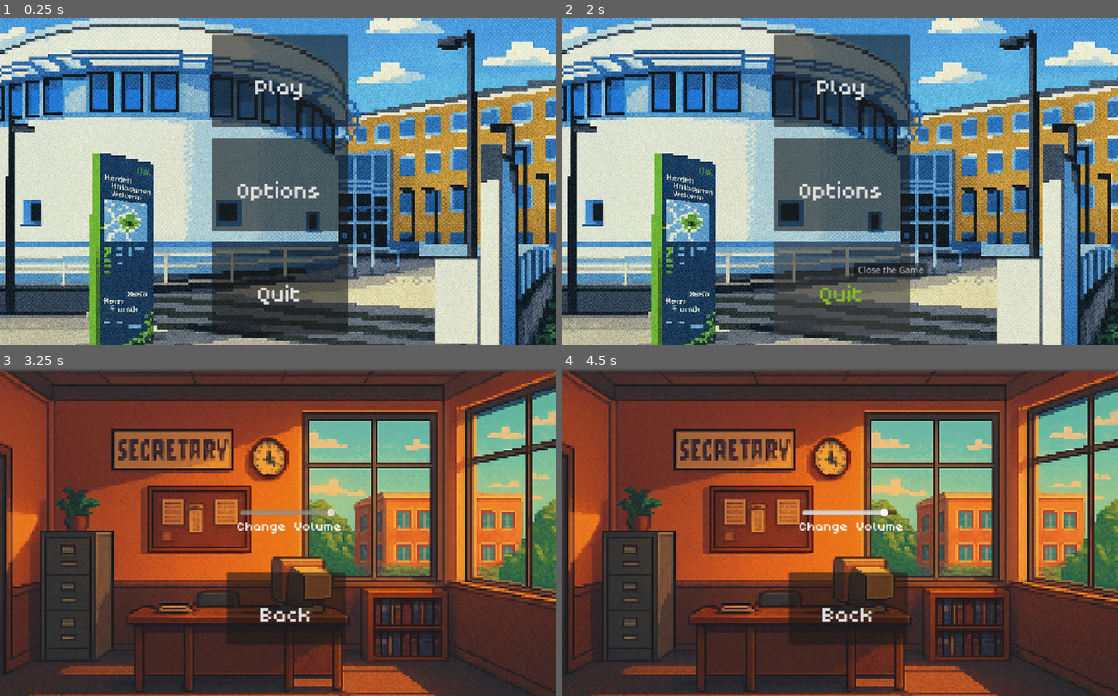
Above: before the commit, frames 1-4 (two rows, left to right).
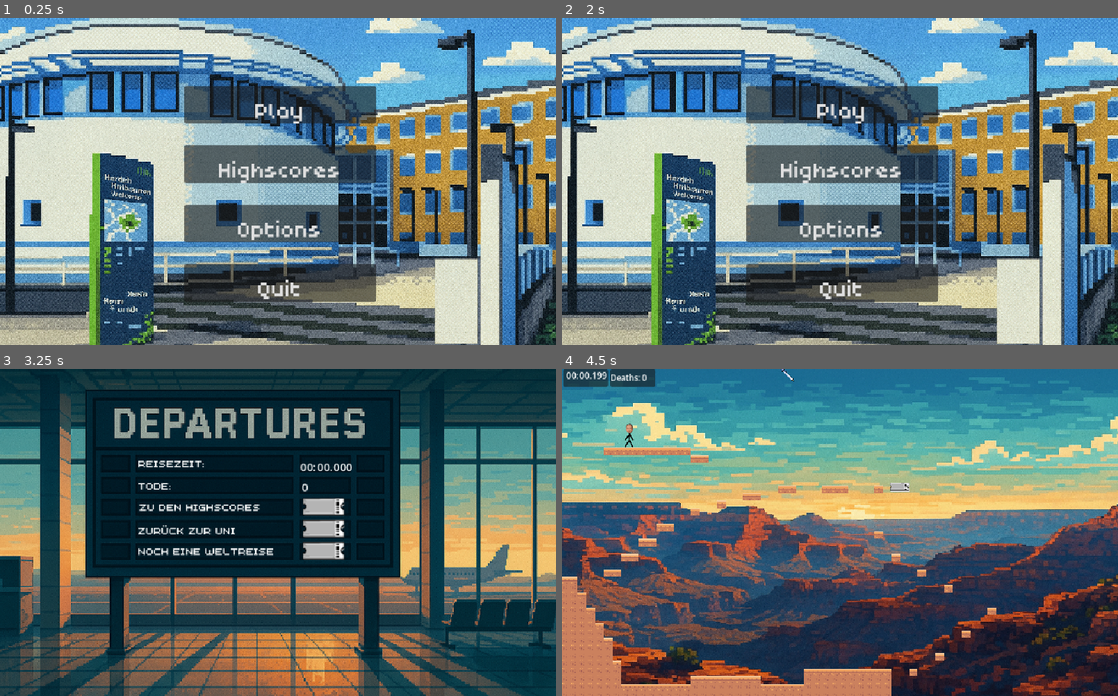
Above: after the commit, the same moments.

Repository: JustusBSchmidt04/LuckeRun
Game: Godot game, scene res://Szene/Startbildschirm/main_menu_bg.tscn
The game is run twice, just before and just after one commit, with the same random seed, the same clock (stepped at 60 frames per second) and the same inputs.
Inputs (mouse positions are in pixels of both pictures, inside the frame that each line leads up to):
- Up to frame 1 (0.25 s): no input
- Up to frame 2 (2 s): click "Options" at 0.5 s; click "Back" at 1.25 s
- Up to frame 3 (3.25 s): click (278, 516) at 2 s, where only the run after the commit has a clickable "Highscores"; click (105, 660) at 2.75 s, where only the run after the commit has a clickable "Main Menu"
- Up to frame 4 (4.5 s): click (884, 506) at 3.5 s, where only the run after the commit has a clickable "HS"; click (812, 660) at 4.25 s, where only the run after the commit has a clickable "New Run"

The runs differ from the first frame. In frame 1, 15% of the frame differs, in the area x 33-68%, y 4-97%; in frame 2, 15%; in frame 3, 98%, in the area x 0-100%, y 0-100%; in frame 4, 94%.

Commit message:
code encapsulation + HighscoreButton added in Main Menu

Diff:
--- a/luckerun/Szene/End/highscore_screen.gd
+++ b/luckerun/Szene/End/highscore_screen.gd
@@ -60,6 +60,7 @@
 			line.add_theme_color_override("font_color", Color(1.0, 0.84, 0.3))
 			line.add_theme_font_size_override("font_size", 20)
 
+
 		row.add_child(line)
 
 		list_container.add_child(row)
--- /dev/null
+++ b/luckerun/Szene/Startbildschirm/highscores_button.gd
@@ -0,0 +1,8 @@
+
+extends Button
+
+func _ready():
+	$".".pressed.connect(_on_Highscore_button_pressed)
+
+func _on_Highscore_button_pressed():
+	get_tree().change_scene_to_file("res://Szene/End/highscore.tscn")
--- a/luckerun/Szene/Startbildschirm/main_menu.gd
+++ b/luckerun/Szene/Startbildschirm/main_menu.gd
@@ -3,34 +3,5 @@
 	pass
 # Called when the node enters the scene tree for the first time.
 func _ready():
-	$OptionsButton.pressed.connect(_on_options_button_pressed)
-	$QuitButton.pressed.connect(_on_quit_button_pressed)
-	$PlayButton.pressed.connect(_on_start_button_pressed)
 	GlobalDeathcounter.deaths = 0
 	GlobalDeathcounter.save_progress()
-
-# Called every frame. 'delta' is the elapsed time since the previous frame.
-
-
-# Called when Start button is pressed
-
-
-func _on_start_button_pressed():
-	get_tree().change_scene_to_file("res://Szene/Tutorial/worldtu.tscn")
-
-
-
-# Called every frame. 'delta' is the elapsed time since the previous frame.
-
-
-# Called when Start button is pressed
-func _on_options_button_pressed():
-	get_tree().change_scene_to_file("res://Szene/OptionenSeite/option_screen.tscn")
-
-
-# Called every frame. 'delta' is the elapsed time since the previous frame.
-
-
-# Called when Start button is pressed
-func _on_quit_button_pressed():
-	get_tree().quit()
--- a/luckerun/Szene/Startbildschirm/main_menu_bg.tscn
+++ b/luckerun/Szene/Startbildschirm/main_menu_bg.tscn
@@ -1,8 +1,12 @@
-[gd_scene load_steps=5 format=3 uid="uid://5opfomoph68k"]
+[gd_scene load_steps=9 format=3 uid="uid://5opfomoph68k"]
 
 [ext_resource type="Script" uid="uid://cvqiaiccpsrgp" path="res://Szene/Startbildschirm/main_menu.gd" id="1_u6l3h"]
 [ext_resource type="FontFile" path="res://Fonts/poco/Poco.tres" id="2_67eve"]
 [ext_resource type="Texture2D" uid="uid://bdyo4enrdb6ws" path="res://Assets/Background/MainMenu.png" id="2_idj2g"]
+[ext_resource type="Script" uid="uid://djbcydxat1bhv" path="res://Szene/Startbildschirm/highscores_button.gd" id="3_5vcup"]
+[ext_resource type="Script" uid="uid://cv7b1xs4mpsyj" path="res://Szene/Startbildschirm/play_button.gd" id="3_17isi"]
+[ext_resource type="Script" uid="uid://bpadc705ojpx3" path="res://Szene/Startbildschirm/options_button.gd" id="3_tbywc"]
+[ext_resource type="Script" uid="uid://coan5tlemf3uf" path="res://Szene/Startbildschirm/quit_button.gd" id="6_orp8p"]
 
 [sub_resource type="Theme" id="Theme_u6l3h"]
 
@@ -13,17 +17,27 @@
 [node name="MainMenu" type="Control" parent="."]
 layout_mode = 3
 anchors_preset = 0
-offset_top = 1.0
-offset_right = 1027.0
-offset_bottom = 602.0
+offset_left = 479.0
+offset_top = 343.0
+offset_right = 999.0
+offset_bottom = 571.0
 script = ExtResource("1_u6l3h")
 
-[node name="PlayButton" type="Button" parent="MainMenu" node_paths=PackedStringArray("shortcut_context")]
+[node name="Container" type="VBoxContainer" parent="MainMenu"]
+layout_mode = 1
+anchors_preset = -1
+anchor_left = 0.066
+anchor_top = -0.261
+anchor_right = 0.066
+anchor_bottom = -0.261
+offset_left = -173.32
+offset_top = -158.492
+offset_right = 177.68
+offset_bottom = 233.508
+theme_override_constants/separation = 40
+
+[node name="PlayButton" type="Button" parent="MainMenu/Container" node_paths=PackedStringArray("shortcut_context")]
 layout_mode = 2
-offset_left = 390.0
-offset_top = 30.0
-offset_right = 640.0
-offset_bottom = 200.0
 tooltip_text = "Start the Game"
 shortcut_context = NodePath(".")
 theme = SubResource("Theme_u6l3h")
@@ -32,13 +46,22 @@
 theme_override_font_sizes/font_size = 50
 action_mode = 0
 text = "Play"
+script = ExtResource("3_17isi")
 
-[node name="OptionsButton" type="Button" parent="MainMenu" node_paths=PackedStringArray("shortcut_context")]
-layout_mode = 0
-offset_left = 390.0
-offset_top = 220.0
-offset_right = 640.0
-offset_bottom = 390.0
+[node name="HighscoresButton" type="Button" parent="MainMenu/Container" node_paths=PackedStringArray("shortcut_context")]
+layout_mode = 2
+tooltip_text = "Shows your previous Highscores"
+shortcut_context = NodePath(".")
+theme = SubResource("Theme_u6l3h")
+theme_override_colors/font_hover_color = Color(0.501961, 0.729412, 0.141176, 1)
+theme_override_fonts/font = ExtResource("2_67eve")
+theme_override_font_sizes/font_size = 50
+action_mode = 0
+text = "Highscores"
+script = ExtResource("3_5vcup")
+
+[node name="OptionsButton" type="Button" parent="MainMenu/Container" node_paths=PackedStringArray("shortcut_context")]
+layout_mode = 2
 tooltip_text = "Go to Options"
 shortcut_context = NodePath(".")
 theme = SubResource("Theme_u6l3h")
@@ -47,13 +70,10 @@
 theme_override_font_sizes/font_size = 50
 action_mode = 0
 text = "Options"
+script = ExtResource("3_tbywc")
 
-[node name="QuitButton" type="Button" parent="MainMenu" node_paths=PackedStringArray("shortcut_context")]
-layout_mode = 0
-offset_left = 390.0
-offset_top = 410.0
-offset_right = 640.0
-offset_bottom = 580.0
+[node name="QuitButton" type="Button" parent="MainMenu/Container" node_paths=PackedStringArray("shortcut_context")]
+layout_mode = 2
 tooltip_text = "Close the Game"
 shortcut_context = NodePath(".")
 theme = SubResource("Theme_u6l3h")
@@ -62,6 +82,7 @@
 theme_override_font_sizes/font_size = 50
 action_mode = 0
 text = "Quit"
+script = ExtResource("6_orp8p")
 
 [node name="Camera2D" type="Camera2D" parent="."]
 position = Vector2(512, 301)
--- /dev/null
+++ b/luckerun/Szene/Startbildschirm/options_button.gd
@@ -0,0 +1,8 @@
+
+extends Button
+
+func _ready():
+	$".".pressed.connect(_on_Options_button_pressed)
+
+func _on_Options_button_pressed():
+	get_tree().change_scene_to_file("res://Szene/OptionenSeite/option_screen.tscn")
--- a/luckerun/Szene/Startbildschirm/play_button.gd
+++ b/luckerun/Szene/Startbildschirm/play_button.gd
@@ -0,0 +1,8 @@
+
+extends Button
+
+func _ready():
+	$".".pressed.connect(_on_Play_button_pressed)
+
+func _on_Play_button_pressed():
+	get_tree().change_scene_to_file("res://Szene/Tutorial/worldtu.tscn")
--- /dev/null
+++ b/luckerun/Szene/Startbildschirm/quit_button.gd
@@ -0,0 +1,8 @@
+
+extends Button
+
+func _ready():
+	$".".pressed.connect(_on_quit_button_pressed)
+
+func _on_quit_button_pressed():
+	get_tree().quit()
Not shown, added: luckerun/Szene/Startbildschirm/highscores_button.gd.uid
Not shown, added: luckerun/Szene/Startbildschirm/options_button.gd.uid
Not shown, added: luckerun/Szene/Startbildschirm/quit_button.gd.uid
